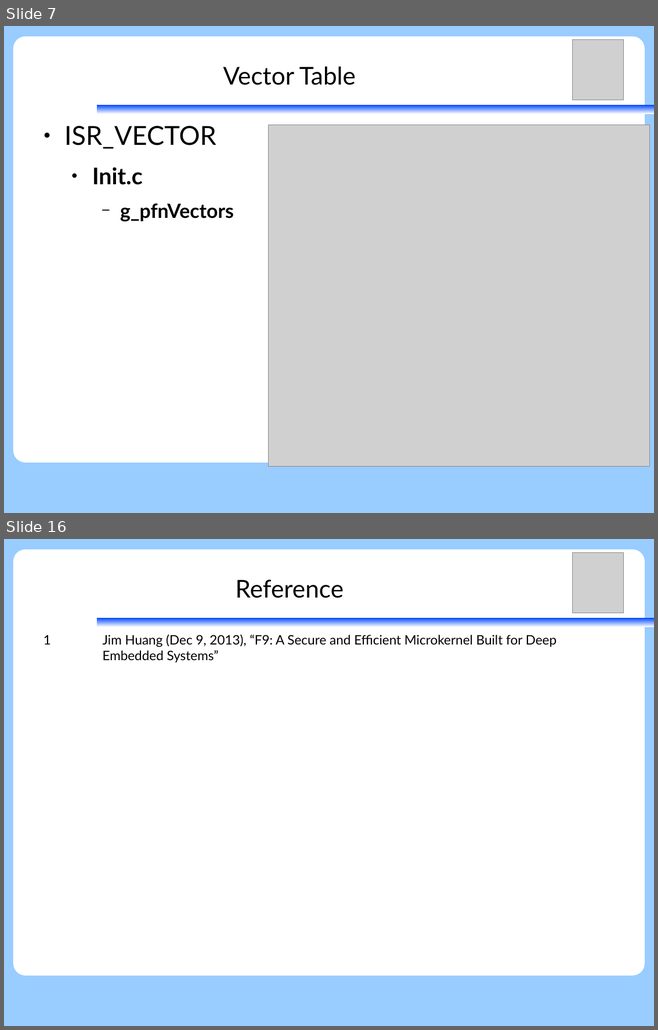
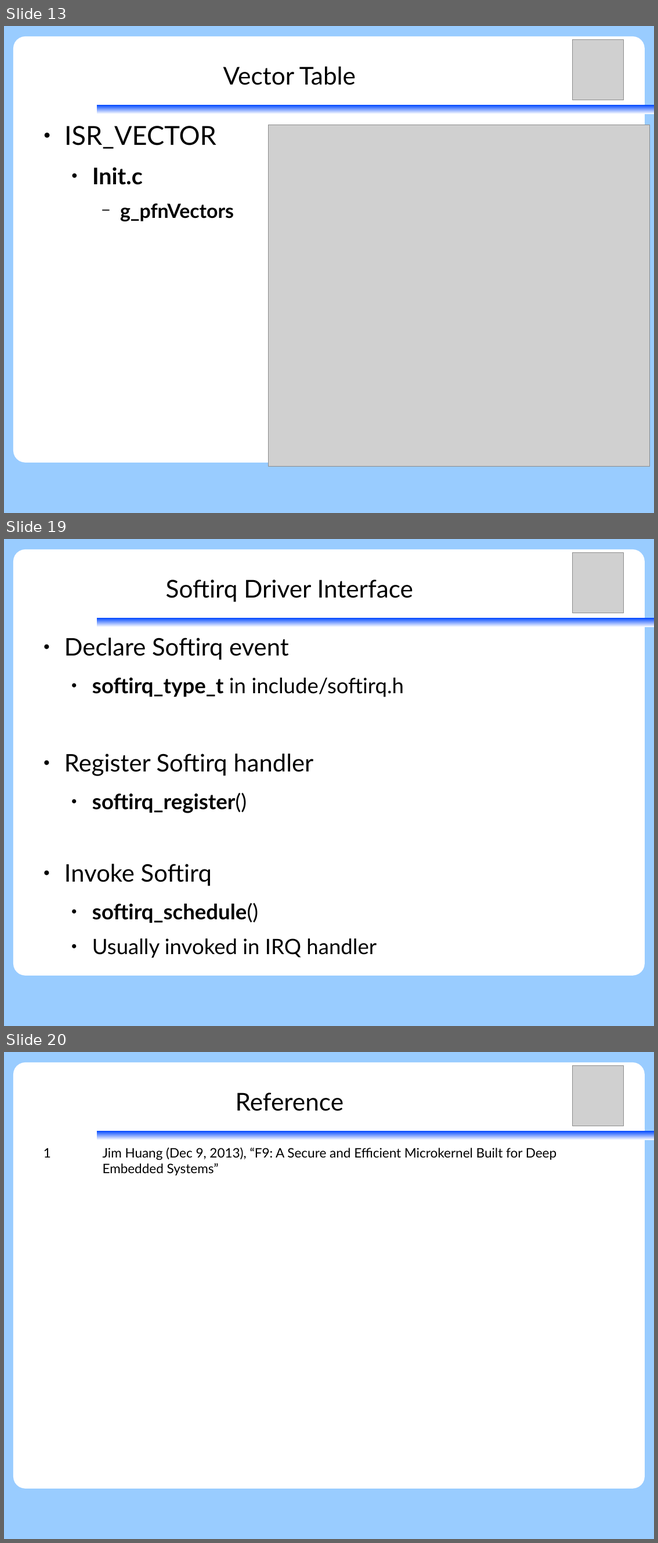
Before and after one commit to vh21/documents, a slide deck: ukernel/f9-microkernel-mcu-integration.odp. Shown one above the other, each under a label of ours: slides 7 and 16 before the commit, slides 13, 19 and 20 after it; the slides between them are not shown. The pictures are 658x1030 and 658x1543 pixels, drawn with LibreOffice and Linux fonts; fonts in the diff are those of the drawing; grey boxes stand for pictures. Boxes give left, top, right and bottom in pixels: in the first picture for what was removed or moved away, otherwise in the second. Text is boxed around its words. In the diff, an @@ line names an element or a change of style, - is before the commit and + after.

Commit message:
ukernel: f9kernel: add ISR handling and Softirq handling

```diff
--- a/ukernel/f9-microkernel-mcu-integration.odp
+++ b/ukernel/f9-microkernel-mcu-integration.odp
@@ slide 19 added at box(4, 539, 654, 1026), background #99CCFF; not listed: 3 template elements that a slide beside it also shows @@
@@ picture added at box(573, 553, 624, 613) @@
@@ title added at box(166, 580, 413, 602), 30 pt, text #000000 @@
+Softirq Driver Interface
@@ text added at box(64, 638, 404, 958), 25.9 pt, text #000000 @@
+● Declare Softirq event
+  ● softirq_type_t in include/softirq.h
+● Register Softirq handler
+  ● softirq_register()
+● Invoke Softirq
+  ● softirq_schedule()
+  ● Usually invoked in IRQ handler
@@ what was slide 7 is now slide 13 @@
@@ what was slide 16 is now slide 20 @@
```
Also in this commit, not shown: 8 slides changed, 6 other slides added, 3 slides removed.
